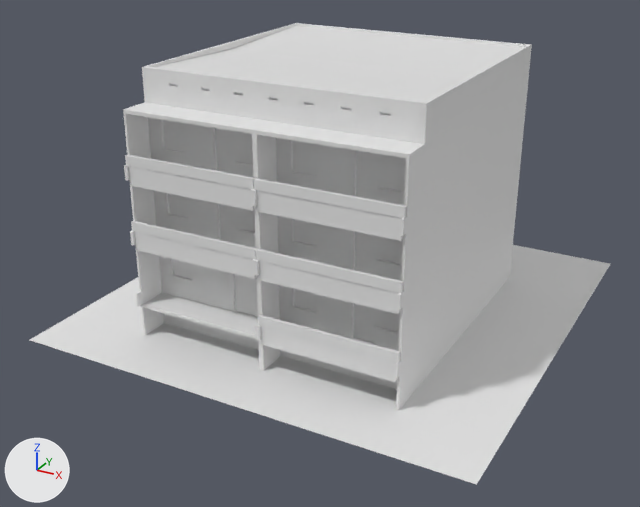
Two versions of the Blender file wbs70/wbs70-3r.blend, one commit apart.
One viewpoint serves both versions: a 50 mm camera at (16.9, -33.1, 18.6) aimed at (-0.4, -1.7, 2.9). Lighting does not change. The marker at lower left points along +X, +Y and +Z.

In view in the first picture: '3r-balkonboden', '3r-balkonbruestung', '3r-balkonbruestung.001', '3r-dach', '3r-erdgeschoss', '3r-keller', '3r-obergeschoss', 'balkonschaft', 'balkonschaft-a', 'boden-null'.
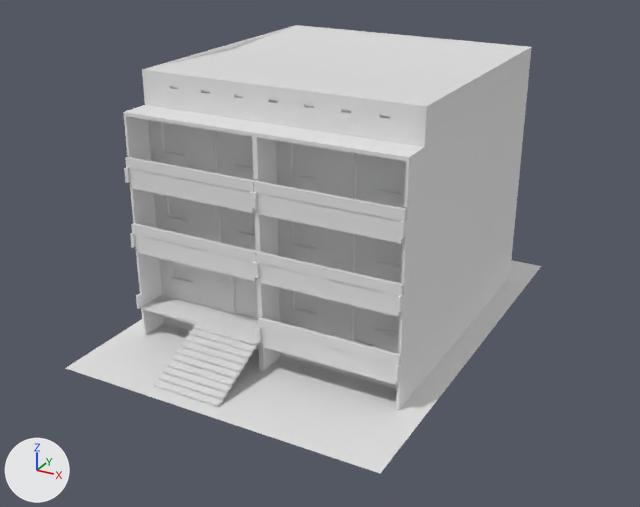
Pixel boxes [x1, y1, x2, y2] of what changed, in the pictures (640 x 507 px):
'boden-null', reshaped (18% narrower, 11% shorter): before [30, 245, 610, 485]; after [66, 260, 541, 473]
'3r-obergeschoss', moved: before [148, 76, 529, 293]; after [148, 79, 529, 295]
'3r-dach', moved: before [142, 23, 532, 144]; after [142, 25, 532, 147]
'3r-balkonbruestung.001', moved: before [125, 154, 407, 314]; after [125, 157, 406, 317]
'3r-erdgeschoss', moved: before [159, 195, 518, 359]; after [159, 197, 517, 362]
'balkonschaft-a', moved: before [123, 102, 425, 411]; after [123, 105, 425, 411]
'3r-balkonboden', moved: before [125, 103, 421, 339]; after [125, 105, 421, 338]
'treppe', added: after [154, 322, 259, 406]
'3r-balkonbruestung', moved: before [258, 315, 400, 382]; after [258, 317, 400, 385]

Diff of the bpy script that builds the scene:
```diff
--- a/wbs70/wbs70-3r.blend.py
+++ b/wbs70/wbs70-3r.blend.py
@@ mat_material_002 @@
+mat_material_002 = principled_material('Material.002')
+mat_material_002.base_color = (0.8, 0.8, 0.8)  # white #e7e7e7
@@ me_fläche @@
 me_fläche.from_pydata(...)  # 4 vertices, 1 face; spans x -10.0..10.0, y -10.0..10.0, z 0.0
 # used by ob_boden_null; location = (0.0, 0.0, 0.0)
-me_fläche.vertices[0].co = (-10.0, -10.0, 0.0)  # pixel (28, 340)
-me_fläche.vertices[1].co = (10.0, -10.0, 0.0)  # pixel (476, 484)
-me_fläche.vertices[2].co = (-10.0, 10.0, 0.0)
-me_fläche.vertices[3].co = (10.0, 10.0, 0.0)  # pixel (610, 263)
+# me_fläche part 1
+me_fläche.vertices[0].co = (-7.0, -11.0, 0.0)  # pixel (64, 368)
+me_fläche.vertices[1].co = (7.0, -11.0, 0.0)  # pixel (380, 473)
+me_fläche.vertices[2].co = (-7.0, 8.0, 0.0)
+me_fläche.vertices[3].co = (7.0, 8.0, 0.0)  # pixel (541, 266)
@@ me_würfel_017 @@
+me_würfel_017.from_pydata(...)  # 220 vertices, 212 faces; spans x -1.5..1.5, y -3.06..0.0, z -0.44..1.3
+me_würfel_017.materials.append(mat_material_002)  # white #e7e7e7
@@ ob_3r_balkonboden @@
 ob_3r_balkonboden = bpy.data.objects.new('3r-balkonboden', me_würfel_004)
-ob_3r_balkonboden.location = (-3.0, -6.0, 1.5)
+ob_3r_balkonboden.location = (-3.0, -6.0, 1.4)
 _m = ob_3r_balkonboden.modifiers.new('Array', 'ARRAY')
@@ ob_3r_balkonbruestung @@
 ob_3r_balkonbruestung = bpy.data.objects.new('3r-balkonbruestung', me_cube)
-ob_3r_balkonbruestung.location = (3.0, -6.0, 1.5)
+ob_3r_balkonbruestung.location = (3.0, -6.0, 1.4)
@@ ob_balkonschaft_a @@
 ob_balkonschaft_a = bpy.data.objects.new('balkonschaft-a', me_würfel_003)
-ob_balkonschaft_a.location = (-5.95, -6.0, -1.3)
+ob_balkonschaft_a.location = (-5.95, -6.0, -1.4)
 _m = ob_balkonschaft_a.modifiers.new('Array', 'ARRAY')
@@ ob_3r_dach @@
 ob_3r_dach = bpy.data.objects.new('3r-dach', me_cube_001)
-ob_3r_dach.location = (0.0, 0.0, 9.9)
+ob_3r_dach.location = (0.0, 0.0, 9.8)
@@ ob_3r_erdgeschoss @@
 ob_3r_erdgeschoss = bpy.data.objects.new('3r-erdgeschoss', me_fläche_007)
-ob_3r_erdgeschoss.location = (0.0, 0.0, 1.5)
+ob_3r_erdgeschoss.location = (0.0, 0.0, 1.4)
@@ ob_3r_obergeschoss @@
 ob_3r_obergeschoss = bpy.data.objects.new('3r-obergeschoss', me_fläche_016)
-ob_3r_obergeschoss.location = (0.0, 0.0, 4.3)
+ob_3r_obergeschoss.location = (0.0, 0.0, 4.2)
 _m = ob_3r_obergeschoss.modifiers.new('Array', 'ARRAY')
@@ ob_3r_balkonbruestung_001 @@
 ob_3r_balkonbruestung_001 = bpy.data.objects.new('3r-balkonbruestung.001', me_cube_002)
-ob_3r_balkonbruestung_001.location = (-3.0, -6.0, 4.3)
+ob_3r_balkonbruestung_001.location = (-3.0, -6.0, 4.2)
 _m = ob_3r_balkonbruestung_001.modifiers.new('Array', 'ARRAY')
@@ ob_treppe @@
+ob_treppe = bpy.data.objects.new('treppe', me_würfel_017)
+ob_treppe.location = (-1.5, -7.3, 0.1)
```
